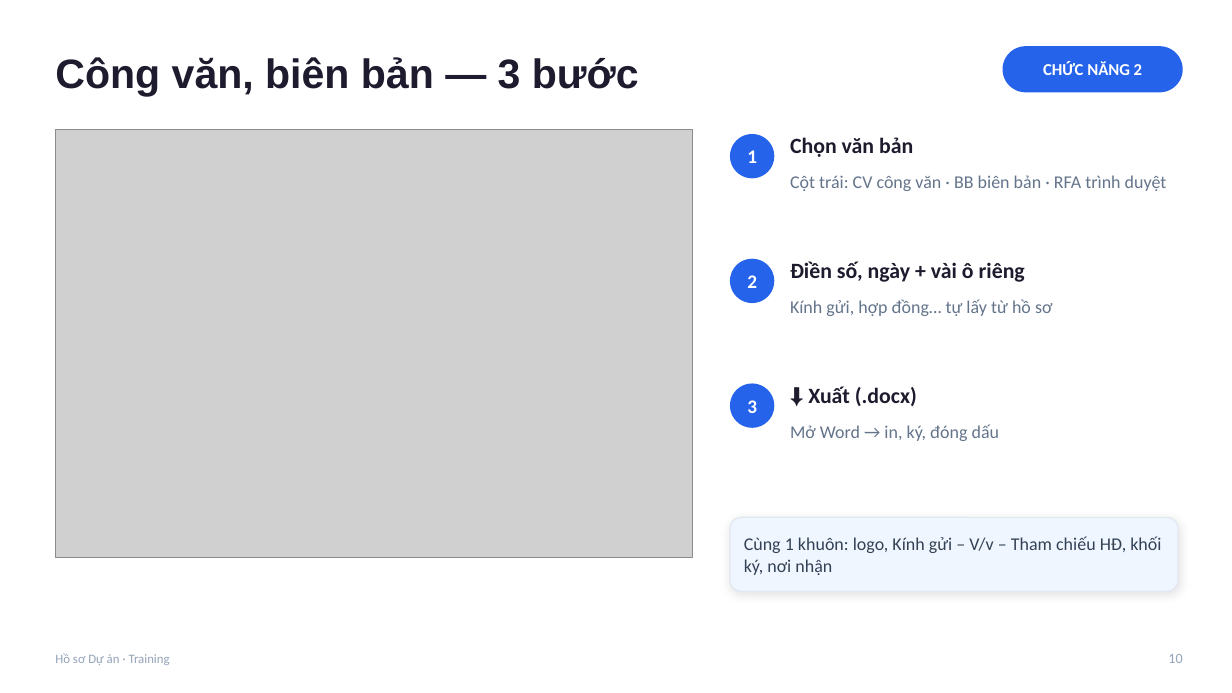
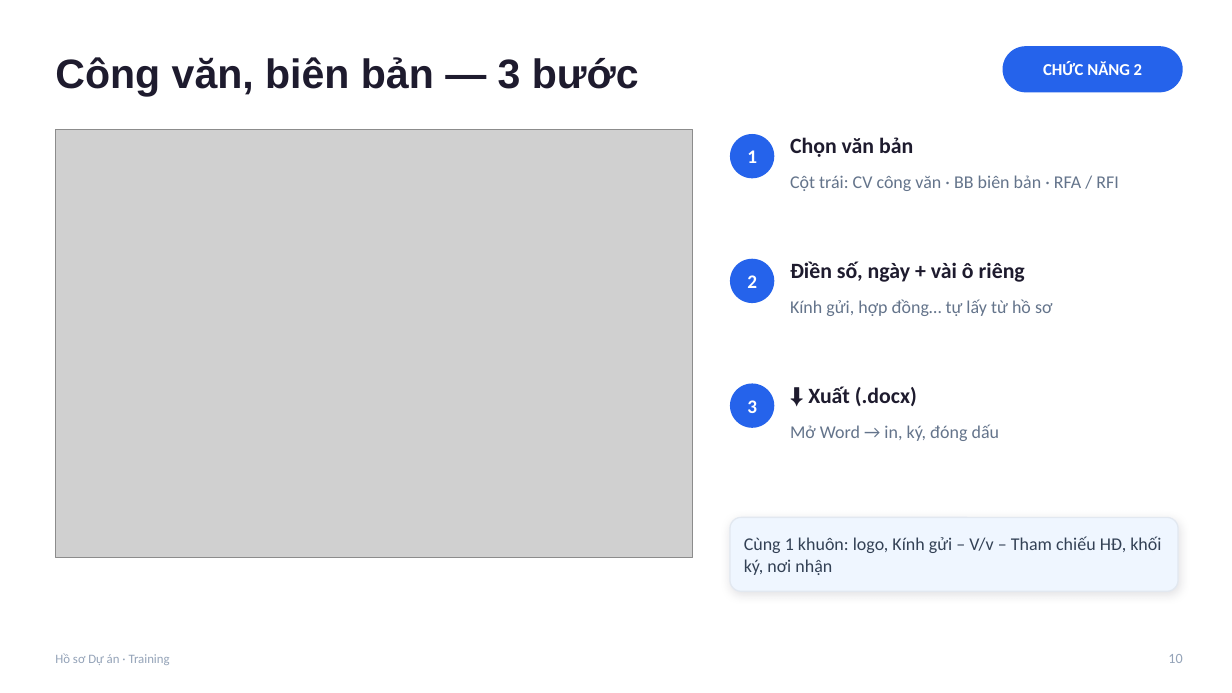
Before and after one commit to xaxa9ztb/TrackingTS, a slide deck: slide 10 of docs/Training-Ho-so-Du-an.pptx. Drawn at 1232x693 pixels with LibreOffice and Linux fonts; fonts in the diff are those of the drawing; grey boxes stand for pictures. Boxes give left, top, right and bottom in pixels: in the first picture for what was removed or moved away, otherwise in the second. Text is boxed around its words. In the diff, an @@ line names an element or a change of style, - is before the commit and + after.

```diff
--- a/docs/Training-Ho-so-Du-an.pptx
+++ b/docs/Training-Ho-so-Du-an.pptx
@@ text at bbox=[790, 175, 1119, 191]: text changed @@
-Cột trái: CV công văn · BB biên bản · RFA trình duyệt
+Cột trái: CV công văn · BB biên bản · RFA / RFI
```
Also in this commit, not shown: 4 other slides changed, 1 slide added, 11 other files.
